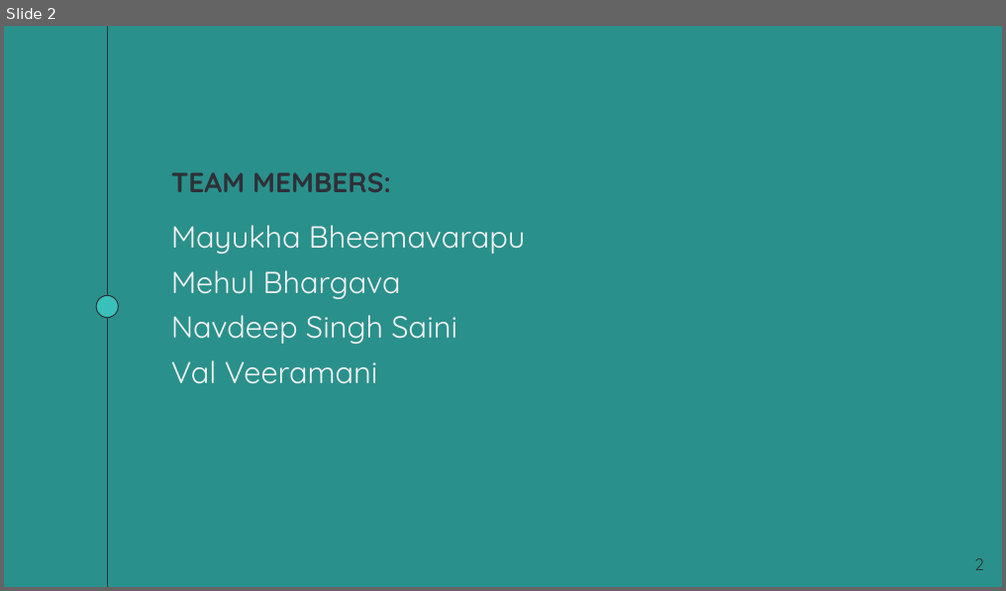
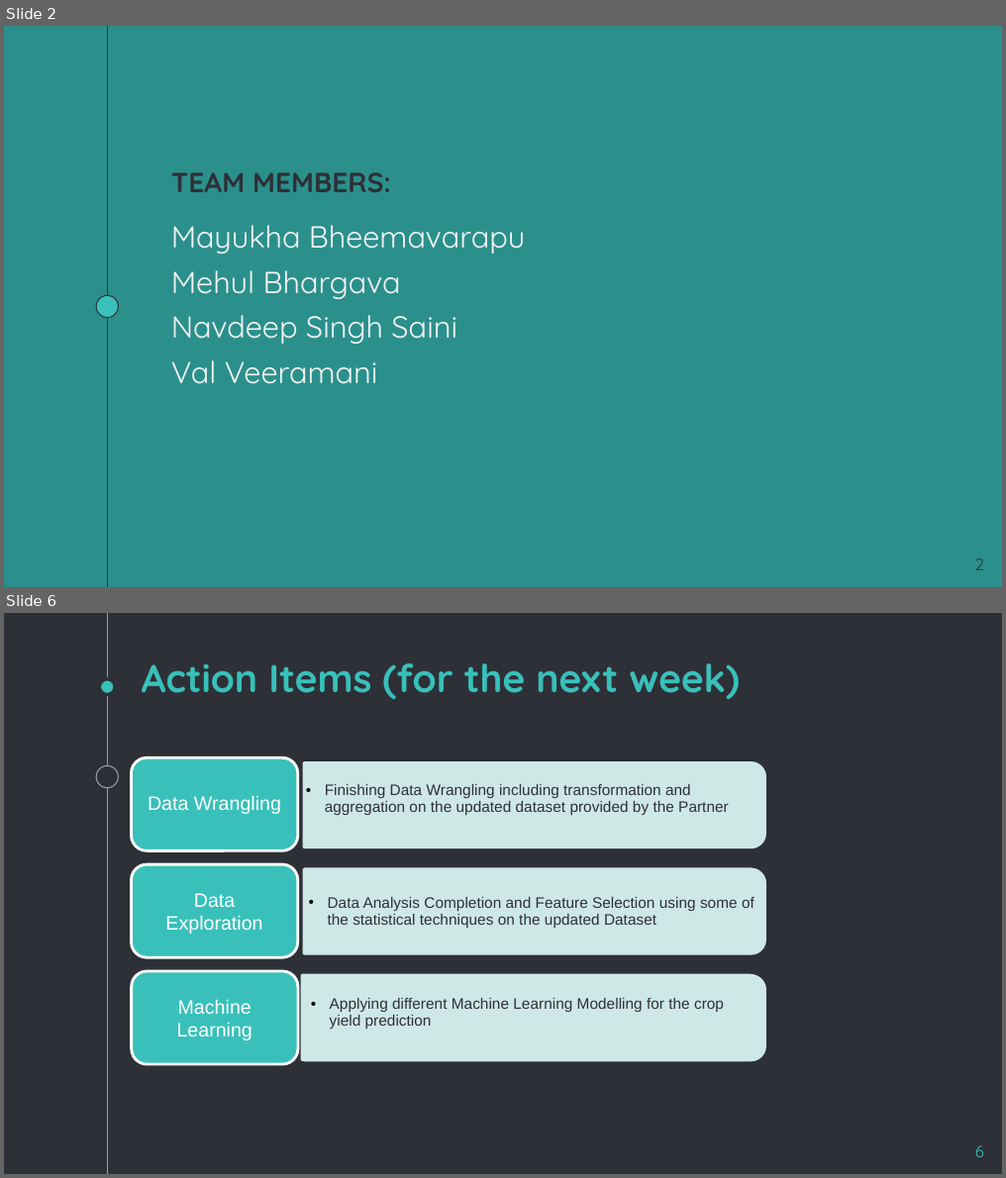
Before and after one commit to navdeep94/AAFC_UBC_Capstone_Crop_Prediction, a slide deck: admin/weekly-updates/AAFC_Capstone_week3.pptx. Shown one above the other, each under a label of ours: slide 2 before the commit, slides 2 and 6 after it; the slides between them are not shown. The pictures are 1006x591 and 1006x1178 pixels, drawn with LibreOffice and Linux fonts; fonts in the diff are those of the drawing. Boxes give left, top, right and bottom in pixels: in the first picture for what was removed or moved away, otherwise in the second. Text is boxed around its words. In the diff, an @@ line names an element or a change of style, - is before the commit and + after.

```diff
--- a/admin/weekly-updates/AAFC_Capstone_week3.pptx
+++ b/admin/weekly-updates/AAFC_Capstone_week3.pptx
@@ slide 6 added at (4, 613, 1002, 1174), background #2E3037 @@
@@ line added from (107, 613) to (107, 1173), #999FA9 0.75 pt @@
@@ title added at (142, 663, 740, 699), 28 pt, text #39C0BA, bold @@
+Action Items (for the next week)
@@ ellipse added at (100, 679, 116, 695), fill #39C0BA, outline #2E3037 2.25 pt @@
@@ rounded rectangle added at (131, 758, 297, 851), fill #39C0BA, outline #FFFFFF 2 pt @@
@@ ellipse added at (96, 765, 118, 787), fill #2E3037, outline #999FA9 0.75 pt @@
@@ round same rect added at (304, 763, 765, 848), fill #CEE8E7 at 90% opacity, outline #CEE8E7 2 pt @@
@@ text added at (325, 784, 729, 815), 11 pt, text #2E3037 @@
+  • Finishing Data Wrangling including transformation and aggregation on the updated dataset provided by the Partner
@@ text added at (148, 795, 281, 814), 14 pt, text #FFFFFF @@
+Data Wrangling
@@ rounded rectangle added at (131, 864, 297, 958), fill #39C0BA, outline #FFFFFF 2 pt @@
@@ round same rect added at (304, 869, 765, 954), fill #CEE8E7 at 90% opacity, outline #CEE8E7 2 pt @@
@@ text added at (165, 893, 262, 934), 14 pt, text #FFFFFF @@
+Data Exploration
@@ text added at (328, 897, 754, 928), 11 pt, text #2E3037 @@
+  • Data Analysis Completion and Feature Selection using some of the statistical techniques on the updated Dataset
@@ rounded rectangle added at (132, 971, 298, 1064), fill #39C0BA, outline #FFFFFF 2 pt @@
@@ round same rect added at (302, 975, 763, 1060), fill #CEE8E7 at 90% opacity, outline #CEE8E7 2 pt @@
@@ round same rect added at (304, 975, 765, 1060), fill #CEE8E7 at 90% opacity, outline #CEE8E7 2 pt @@
@@ text added at (330, 998, 724, 1029), 11 pt, text #2E3037 @@
+  • Applying different Machine Learning Modelling for the crop yield prediction
@@ text added at (177, 999, 252, 1041), 14 pt, text #FFFFFF @@
+Machine Learning
@@ page number added at (975, 1146, 984, 1157), 12 pt, text #39C0BA @@
+6
```
Also in this commit, not shown: 3 other slides changed, 1 other slide added, 2 slides removed, 5 other files.
